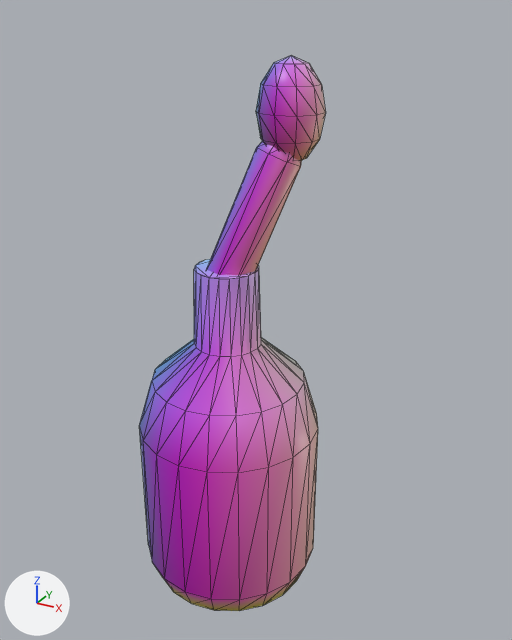
One commit to the glTF model game/assets/models/props/gad_molotov.glb: the scene before it, then after it.
One viewpoint serves both versions: a 50 mm camera at (0.129, -0.211, 0.222) aimed at (0.009, 0.007, 0.113). The axes (+X, +Y, +Z) are drawn at lower left. The lights are the same throughout. The picture after the commit comes second. Mesh edges are drawn as thin lines. Where no turn or scale is listed for an object, it has been applied to the vertices. Vertices at exactly the same position are counted once.

The first picture shows 'molotov'.
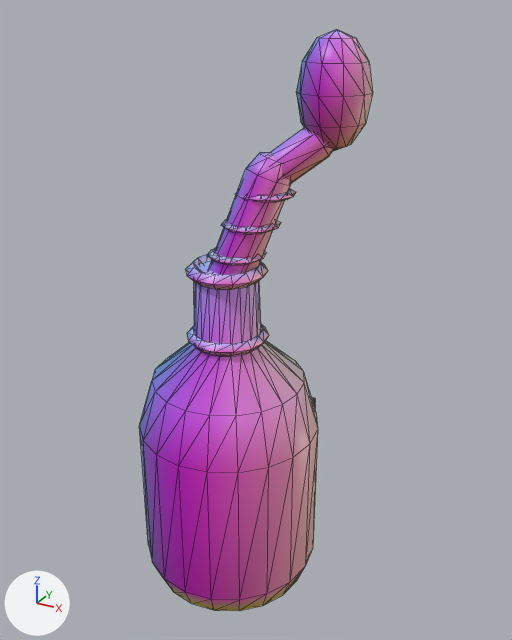
What changed in the scene script:
```text
Change me_molotov:
    used by ob_molotov; location = (0.0, 0.0, 0.0)
    remove me_molotov.from_pydata(...)  # 250 vertices, 480 faces; spans x -0.036..0.036, y -0.036..0.037, z 0.0..0.208
    add me_molotov.from_pydata(...)  # 596 vertices, 1144 faces; spans x -0.036..0.042, y -0.036..0.038, z 0.0..0.216
    me_molotov part 1: the loose piece of 34 vertices spanning x -0.009..0.024, y -0.009..0.021, z 0.122..0.183 is multiplied about its middle by the matrix ((0.991, -0.009, -0.056), (-0.006, 0.994, -0.036), (-0.001, -0.01, 0.909)), then moved by (-0.001, -0.001, -0.004)
    me_molotov part 2: a new loose piece, a UV sphere (10 segments, 6 rings, poles along z) spanning x 0.018..0.042, y 0.01..0.036, z 0.176..0.216, in mat_m_emissive
    me_molotov part 3: a new loose piece of 56 vertices spanning x -0.015..0.015, y -0.015..0.015, z 0.131..0.137, in mat_m_glass
    me_molotov part 4: a new loose piece of 56 vertices spanning x -0.016..0.016, y -0.016..0.016, z 0.106..0.11, in mat_m_toon_base
    me_molotov part 5: a new loose piece of 34 vertices spanning x 0.005..0.033, y 0.003..0.027, z 0.161..0.187, in mat_m_toon_base
    me_molotov part 6: a new loose piece of 30 vertices spanning x -0.008..0.014, y -0.008..0.013, z 0.139..0.141, in mat_m_toon_base
    me_molotov part 7: a new loose piece of 30 vertices spanning x -0.004..0.018, y -0.004..0.016, z 0.15..0.152, in mat_m_toon_base
    me_molotov part 8: a new loose piece of 30 vertices spanning x 0.0..0.022, y -0.001..0.02, z 0.161..0.163, in mat_m_toon_base
    me_molotov part 9
    52 vertices are removed from x 0.007..0.029, y 0.002..0.026, z 0.172..0.208
    100 faces are deleted
    other edits to the shape of me_molotov do not show in these pictures
```

Boxes (x1, y1, x2, y2) around the edits, measured in the pictures (512 x 640 px; the box of a moved part takes in the faces that stretch with it):
'molotov', reshaped (25% wider)
    before: (139, 55, 326, 611)
    after: (139, 29, 373, 611)
part 1 of me_molotov, moved or reshaped
    before: (206, 141, 302, 275)
    after: (208, 152, 291, 274)
part 2 of me_molotov, added
    after: (296, 29, 373, 152)
part 3 of me_molotov, added
    after: (185, 255, 268, 289)
part 4 of me_molotov, added
    after: (187, 324, 269, 355)
part 5 of me_molotov, added
    after: (269, 127, 334, 183)
part 6 of me_molotov, added
    after: (207, 247, 266, 265)
part 7 of me_molotov, added
    after: (221, 219, 281, 234)
part 8 of me_molotov, added
    after: (235, 189, 296, 202)
part 9 of me_molotov, deleted
    before: (256, 55, 326, 160)
